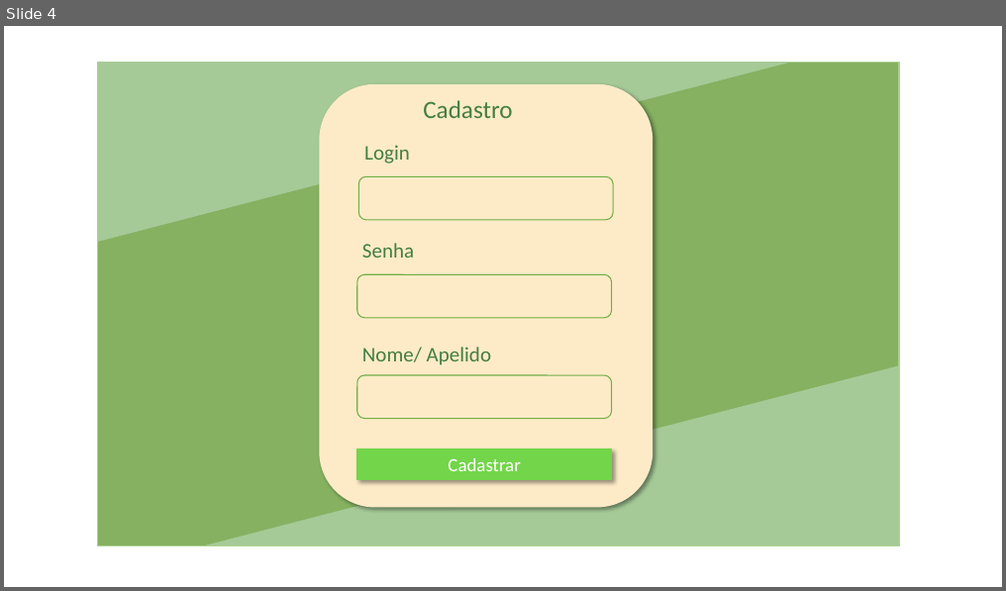
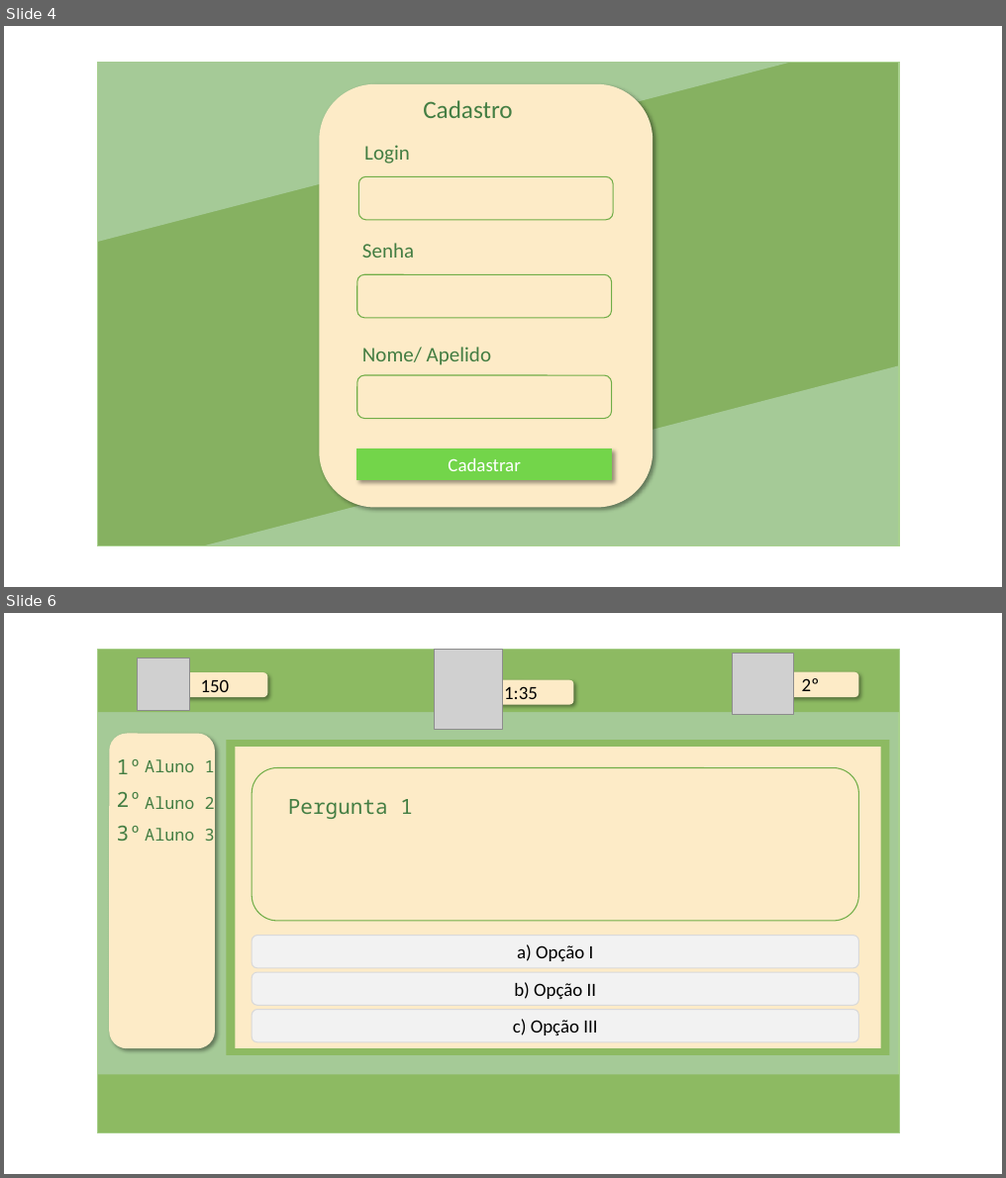
Before and after one commit to NathanReis/FTT-Recicla, a slide deck: Documentacao Projeto/Protótipo_Visual.pptx. Shown one above the other, each under a label of ours: slide 4 before the commit, slides 4 and 6 after it; the slides between them are not shown. The pictures are 1006x591 and 1006x1178 pixels, drawn with LibreOffice and Linux fonts; fonts in the diff are those of the drawing; grey boxes stand for pictures. Boxes give left, top, right and bottom in pixels: in the first picture for what was removed or moved away, otherwise in the second. Text is boxed around its words. In the diff, an @@ line names an element or a change of style, - is before the commit and + after.

```diff
--- a/Documentacao Projeto/Protótipo_Visual.pptx
+++ b/Documentacao Projeto/Protótipo_Visual.pptx
@@ slide 6 added at (4, 613, 1002, 1174), background #FFFFFF @@
@@ rectangle added at (98, 649, 899, 1133), fill #A5CA97, outline #A9D18E 1 pt @@
@@ rectangle added at (98, 650, 899, 713), fill #8DBA62 @@
@@ picture added at (138, 659, 190, 711) @@
@@ picture added at (435, 649, 503, 730) @@
@@ picture added at (733, 654, 794, 715) @@
@@ rounded rectangle added at (162, 672, 267, 697), fill #FDEBC7, 18 pt, text #000000 @@
+150
@@ rounded rectangle added at (468, 680, 573, 705), fill #FDEBC7, 18 pt, text #000000 @@
+1:35
@@ rounded rectangle added at (762, 672, 859, 697), fill #FDEBC7, 18 pt, text #000000 @@
+2º
@@ rounded rectangle added at (110, 734, 215, 1050), fill #FDEBC7 @@
@@ text added at (117, 760, 142, 774), 20 pt, text #447E43 @@
+1º
@@ text added at (145, 760, 215, 772), 16 pt, text #447E43 @@
+Aluno 1
@@ rectangle added at (227, 740, 890, 1056), fill #8DBA62 @@
@@ rounded rectangle added at (236, 747, 881, 1049), fill #FDEBC7 @@
@@ rounded rectangle added at (252, 768, 859, 921), outline #70AD47 1 pt @@
@@ text added at (117, 792, 142, 807), 20 pt, text #447E43 @@
+2º
@@ text added at (145, 796, 215, 809), 16 pt, text #447E43 @@
+Aluno 2
@@ text added at (288, 799, 413, 819), 20 pt, text #447E43 @@
+Pergunta 1
@@ text added at (117, 826, 142, 841), 20 pt, text #447E43 @@
+3º
@@ text added at (145, 828, 215, 841), 16 pt, text #447E43 @@
+Aluno 3
@@ rounded rectangle added at (252, 936, 859, 968), fill #F2F2F2, outline #D9D9D9 1 pt, 18 pt, text #000000 @@
+a) Opção I
@@ rounded rectangle added at (252, 972, 859, 1005), fill #F2F2F2, outline #D9D9D9 1 pt, 18 pt, text #000000 @@
+b) Opção II
@@ rounded rectangle added at (252, 1010, 859, 1043), fill #F2F2F2, outline #D9D9D9 1 pt, 18 pt, text #000000 @@
+c) Opção III
@@ rectangle added at (98, 1075, 899, 1134), fill #8DBA62 @@
```
Also in this commit, not shown: 1 slide changed.
